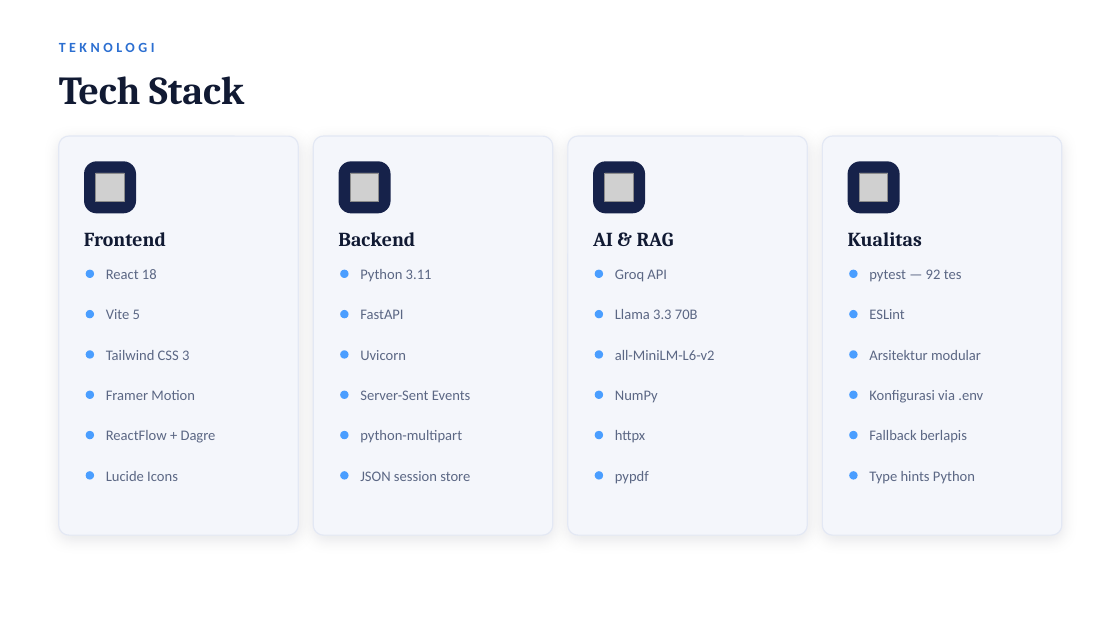
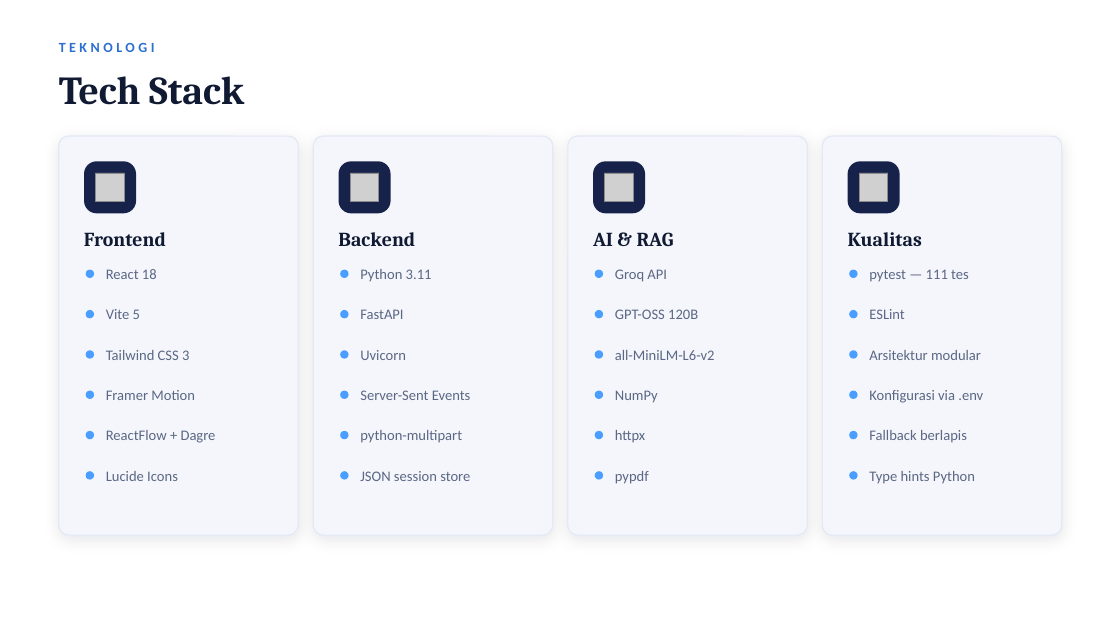
Before and after one commit to loxleyftsck/SCHOLARBOT-AI, a slide deck: slide 11 of ScholarBot_AI_Portfolio.pptx. Drawn at 1120x630 pixels with LibreOffice and Linux fonts; fonts in the diff are those of the drawing; grey boxes stand for pictures. Boxes give left, top, right and bottom in pixels: in the first picture for what was removed or moved away, otherwise in the second. Text is boxed around its words. In the diff, an @@ line names an element or a change of style, - is before the commit and + after.

```diff
--- a/ScholarBot_AI_Portfolio.pptx
+++ b/ScholarBot_AI_Portfolio.pptx
@@ text at box(869, 269, 969, 282): text changed @@
-pytest — 92 tes
+pytest — 111 tes
@@ text at box(615, 309, 698, 319): text changed @@
-Llama 3.3 70B
+GPT-OSS 120B
```
Also in this commit, not shown: 9 other slides changed, 6 other files.
